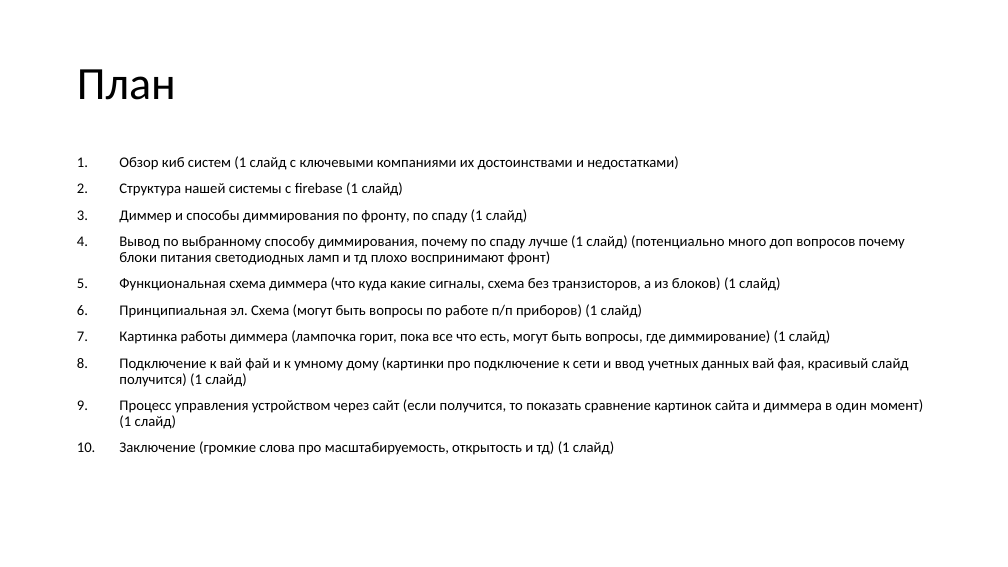
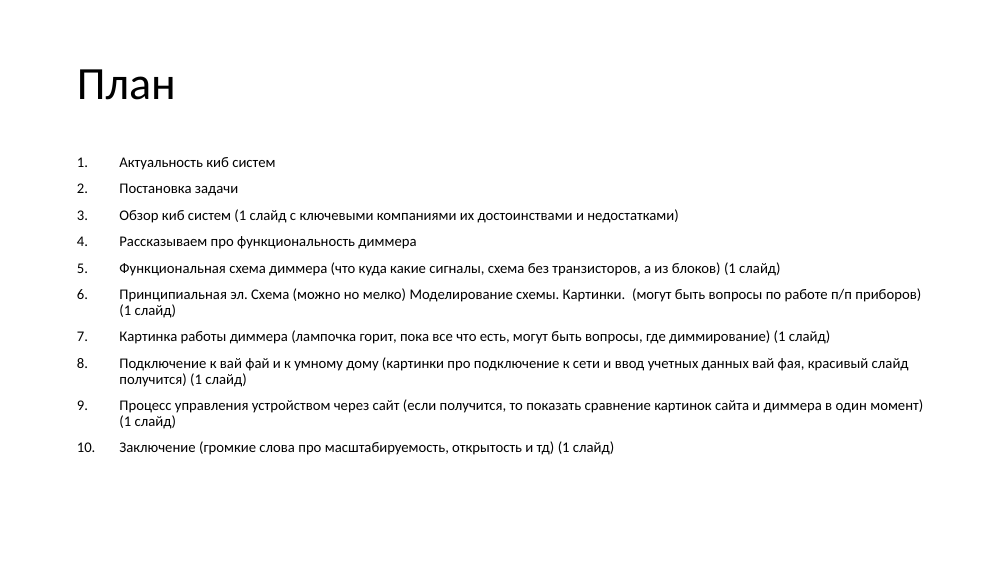
Before and after one commit to kaf3/dimmer, a slide deck: slide 2 of Презентация1.pptx. Drawn at 1008x567 pixels with LibreOffice and Linux fonts; fonts in the diff are those of the drawing. Boxes give left, top, right and bottom in pixels: in the first picture for what was removed or moved away, otherwise in the second. Text is boxed around its words. In the diff, an @@ line names an element or a change of style, - is before the commit and + after.

```diff
--- a/Презентация1.pptx
+++ b/Презентация1.pptx
@@ text at (x1=119, y1=157, x2=275, y2=196): paragraphs added @@
+1. Актуальность киб систем
+2. Постановка задачи
@@ text at (x1=119, y1=236, x2=416, y2=249): text changed @@
-2. Структура нашей системы с firebase (1 слайд)
-3. Диммер и способы диммирования по фронту, по спаду (1 слайд)
-4. Вывод по выбранному способу диммирования, почему по спаду лучше (1 слайд) (потенциально много доп вопросов почему блоки питания светодиодных ламп и тд плохо воспринимают фронт)
+4. Рассказываем про функциональность диммера
@@ text at (x1=119, y1=288, x2=921, y2=318): text changed @@
-6. Принципиальная эл. Схема (могут быть вопросы по работе п/п приборов) (1 слайд)
+6. Принципиальная эл. Схема (можно но мелко) Моделирование схемы. Картинки. (могут быть вопросы по работе п/п приборов) (1 слайд)
```
Also in this commit, not shown: 3 slides added, 1 slide removed, 4 other files.
